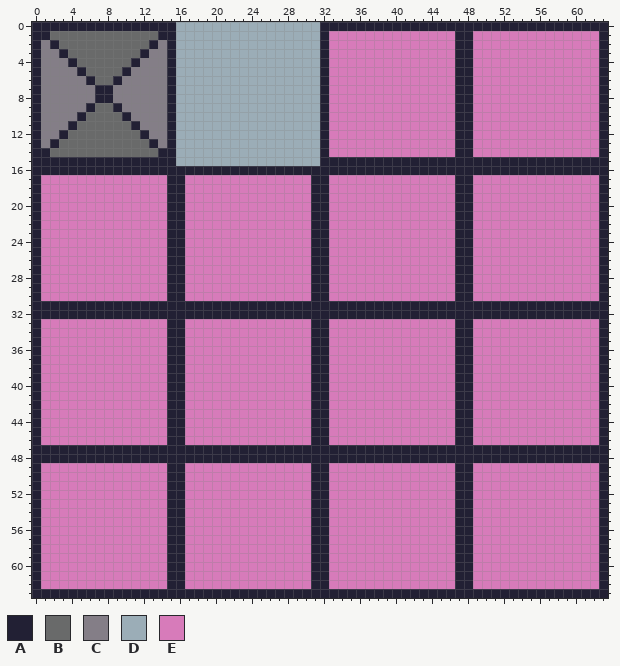
One commit to this pixel-art file: assets/tiles.aseprite. That is the earlier state.
64x64 pixels, 1 frame.
Palette (. is transparent): A #222034  B #696a6a  C #847e87  D #9badb7  E #d77bba
And afterwards:
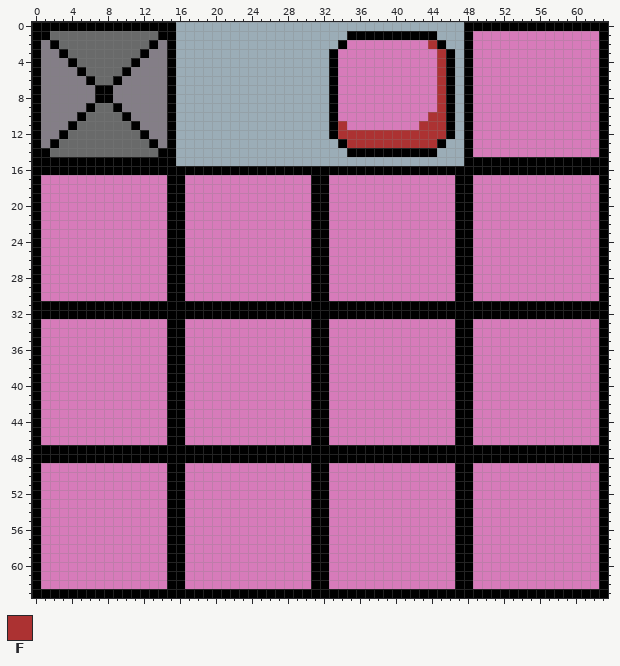
Colours new in this view: F #ac3232
Diff:
@@ palette @@
-A #222034
+A #000000
@@ x 30..49 @@
- 0 DDAAAAAAAAAAAAAAAAAA
- 1 DDAEEEEEEEEEEEEEEAAE
- 2 DDAEEEEEEEEEEEEEEAAE
- 3 DDAEEEEEEEEEEEEEEAAE
- 4 DDAEEEEEEEEEEEEEEAAE
- 5 DDAEEEEEEEEEEEEEEAAE
- 6 DDAEEEEEEEEEEEEEEAAE
- 7 DDAEEEEEEEEEEEEEEAAE
- 8 DDAEEEEEEEEEEEEEEAAE
- 9 DDAEEEEEEEEEEEEEEAAE
-10 DDAEEEEEEEEEEEEEEAAE
-11 DDAEEEEEEEEEEEEEEAAE
-12 DDAEEEEEEEEEEEEEEAAE
-13 DDAEEEEEEEEEEEEEEAAE
-14 DDAEEEEEEEEEEEEEEAAE
-15 DDAAAAAAAAAAAAAAAAAA
+ 0 DDDDDDDDDDDDDDDDDDAA
+ 1 DDDDDAAAAAAAAAADDDAE
+ 2 DDDDAEEEEEEEEEFADDAE
+ 3 DDDAEEEEEEEEEEEFADAE
+ 4 DDDAEEEEEEEEEEEFADAE
+ 5 DDDAEEEEEEEEEEEFADAE
+ 6 DDDAEEEEEEEEEEEFADAE
+ 7 DDDAEEEEEEEEEEEFADAE
+ 8 DDDAEEEEEEEEEEEFADAE
+ 9 DDDAEEEEEEEEEEEFADAE
+10 DDDAEEEEEEEEEEFFADAE
+11 DDDAFEEEEEEEEFFFADAE
+12 DDDAFFFFFFFFFFFFADAE
+13 DDDDAFFFFFFFFFFADDAE
+14 DDDDDAAAAAAAAAADDDAE
+15 DDDDDDDDDDDDDDDDDDAA
 16 AAAAAAAAAAAAAAAAAAAA
Changed places in both pictures, as pixel boxes (x1, y1, x2, y2):
changed: (32, 22, 608, 598)
